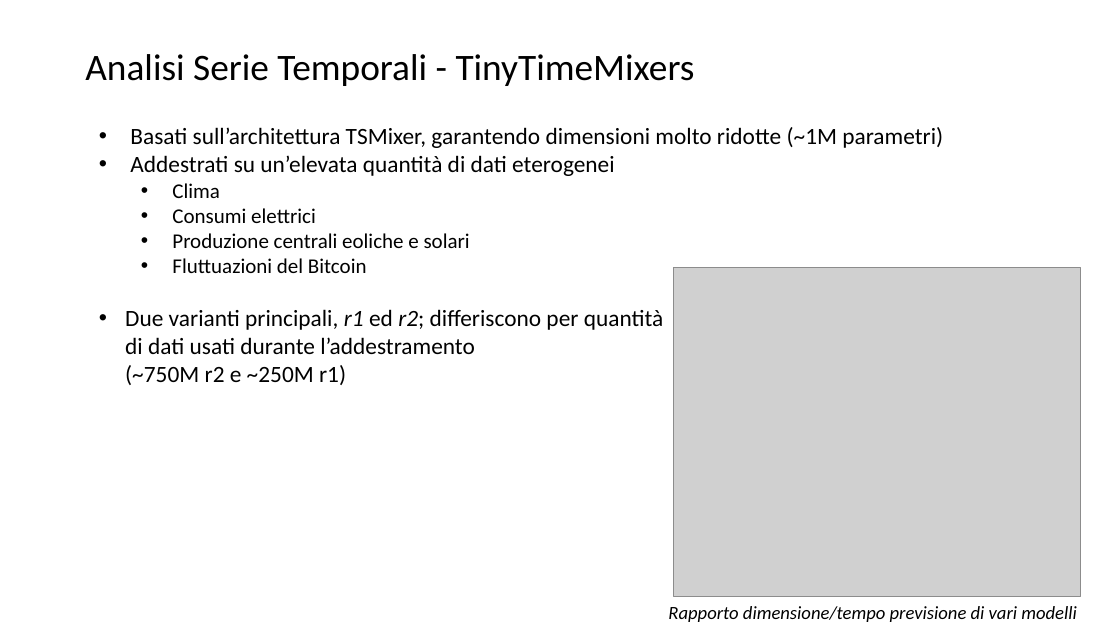
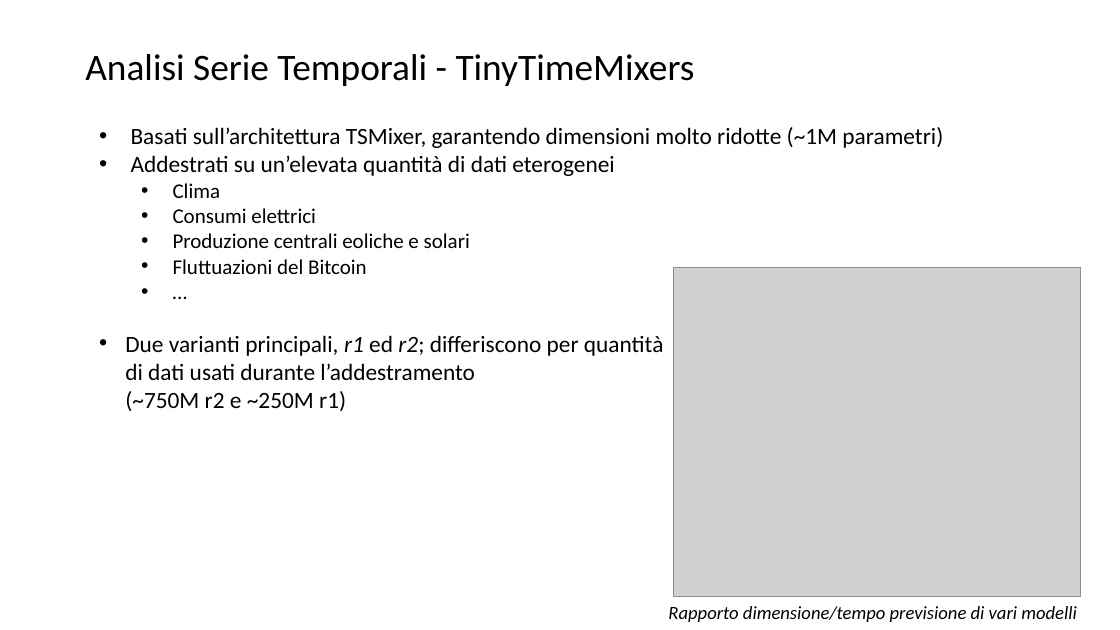
Before and after one commit to lPen88/tesi, a slide deck: slide 15 of presentazione.pptx. Drawn at 1120x630 pixels with LibreOffice and Linux fonts; fonts in the diff are those of the drawing; grey boxes stand for pictures. Boxes give left, top, right and bottom in pixels: in the first picture for what was removed or moved away, otherwise in the second. Text is boxed around its words. In the diff, an @@ line names an element or a change of style, - is before the commit and + after.

```diff
--- a/presentazione.pptx
+++ b/presentazione.pptx
@@ text at (x1=125, y1=127, x2=943, y2=411): paragraph added @@
+  • …
```
Also in this commit, not shown: 5 other slides changed, 16 slides added.
